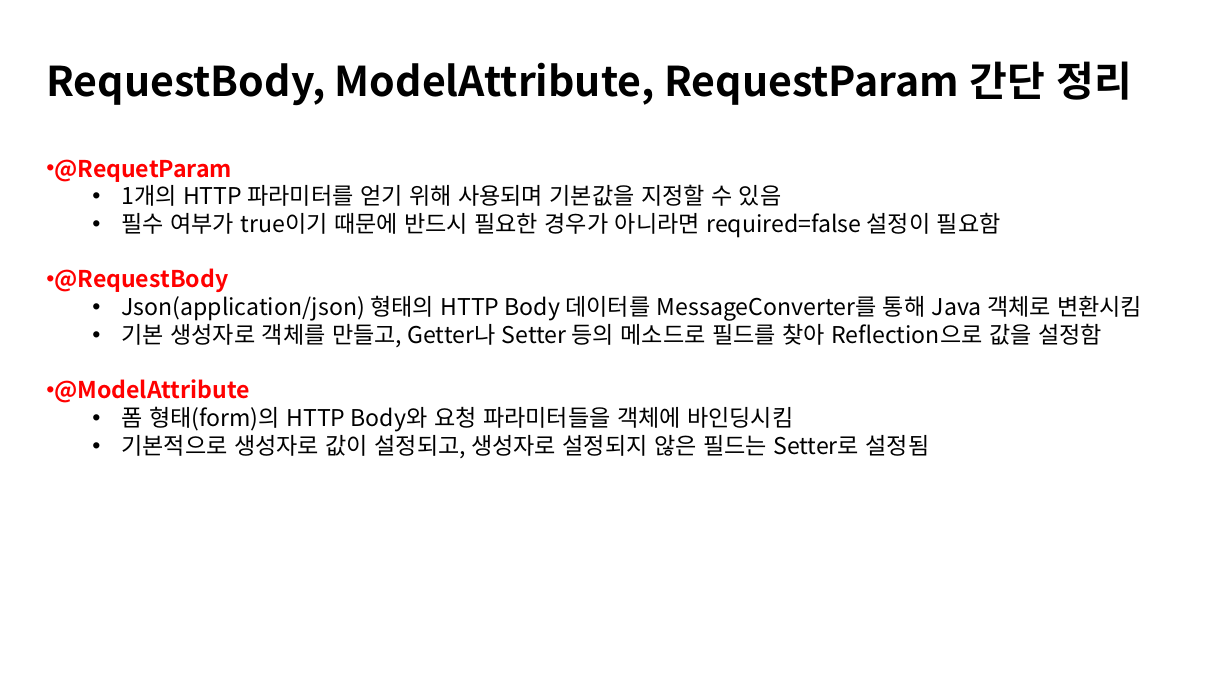
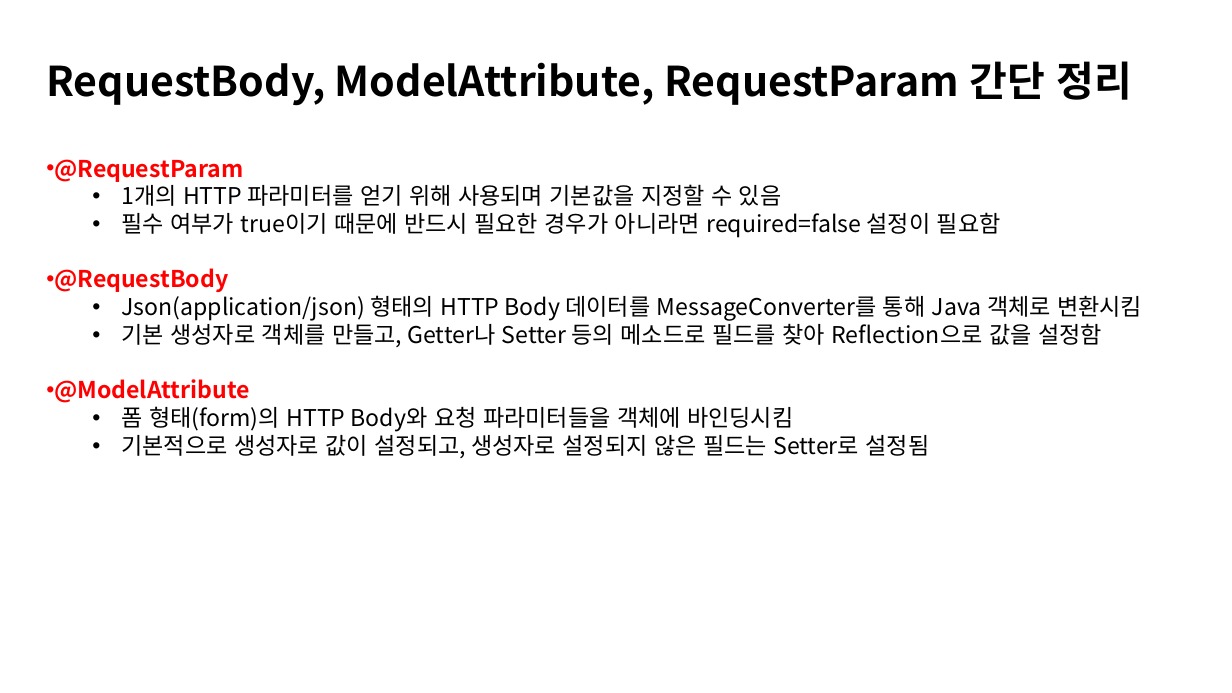
Before and after one commit to kyungmin1221/Tave_Study, a slide deck: slide 4 of 복습정리자료/spring 6주차 정리(kyungmin) .pptx. Drawn at 1232x693 pixels with LibreOffice and Linux fonts; fonts in the diff are those of the drawing. Boxes give left, top, right and bottom in pixels: in the first picture for what was removed or moved away, otherwise in the second. Text is boxed around its words. In the diff, an @@ line names an element or a change of style, - is before the commit and + after.

```diff
--- a/복습정리자료/spring 6주차 정리(kyungmin) .pptx
+++ b/복습정리자료/spring 6주차 정리(kyungmin) .pptx
@@ text at [54,159,243,182]: text changed @@
-• @RequetParam
+• @RequestParam
```
Also in this commit, not shown: 1 other slide changed, 3 slides added, 1 slide removed.
